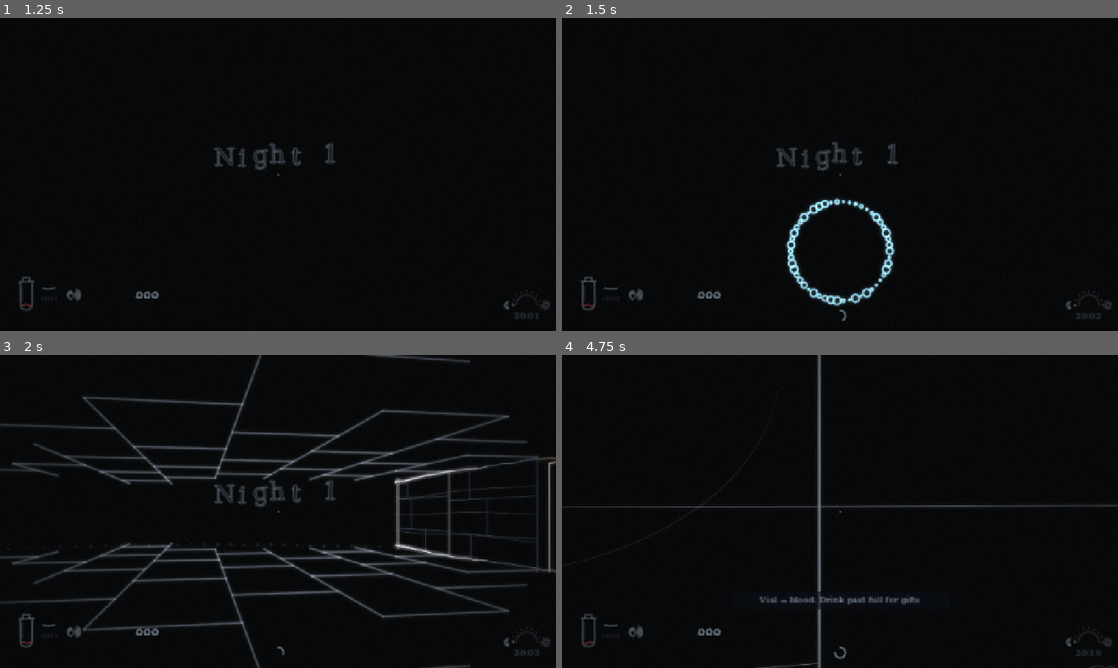
Above: before the commit, frames 1-4 (two rows, left to right).
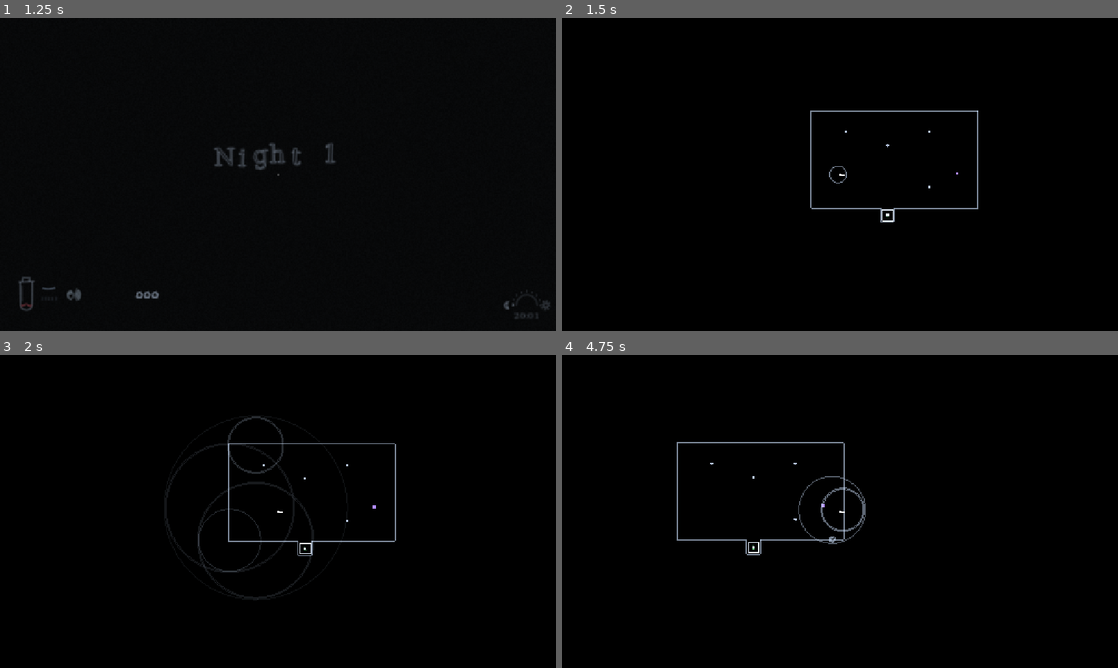
Above: after the commit, the same moments.

Repository: joshfryart/vampires-cant-see
Game: Godot game, scene res://main.tscn
The game is run twice, just before and just after one commit, with the same random seed, the same clock (stepped at 60 frames per second) and the same inputs.
Inputs (mouse positions are in pixels of both pictures, inside the frame that each line leads up to):
- Up to frame 1 (1.25 s): click "New run" at 0.5 s
- Up to frame 2 (1.5 s): tap Enter at 1.25 s; move the mouse to (867, 174) at 1.27 s; hold W from 1.28 s (still down); tap M at 1.35 s; click (867, 174) at 1.42 s
- Up to frame 3 (2 s): keep holding W; tap Space at 1.52, 1.82 s
- Up to frame 4 (4.75 s): keep holding W; move the mouse to (812, 511) at 2.02 s; tap M at 2.1, 3.05, 3.8, 4.55 s; click (812, 511) at 2.17 s; tap Space at 2.27, 2.57, 3.77, 4.07, 4.52 s; move the mouse to (851, 505) at 2.77 s; hold R 2.78-3.53 s; click (851, 505) at 2.92 s; move the mouse to (834, 517) at 3.52 s; tap E at 3.6 s; click (834, 517) at 3.67 s; move the mouse to (878, 514) at 4.27 s; tap 1 at 4.35 s; click (878, 514) at 4.42 s

Frame 1 is identical in both runs. In frame 2, 3.3% of the frame differs, in the area x 3-99%, y 29-97%; in frame 3, 12%, in the area x 0-100%, y 0-100%; in frame 4, 3.2%.

Commit message:
Godot port: top-down map view (M, debug builds)
Co-Authored-By: Claude Sonnet 5.5 <noreply@anthropic.com>

Diff:
--- a/___VERSION__GODOT___VERSION___/project/game/game.gd
+++ b/___VERSION__GODOT___VERSION___/project/game/game.gd
@@ -167,6 +167,7 @@
 var floor_mat: ShaderMaterial
 var ceil_mat: ShaderMaterial
 var cam: Camera3D
+var map_view: MapView
 var viewport: SubViewport
 var echo_view: EchoView
 var walls_inst: MeshInstance3D
@@ -269,6 +270,9 @@
 	viewport.add_child(fx_overlay)
 	hud = Hud.new()
 	add_child(hud)
+	map_view = MapView.new()
+	map_view.attach(self)
+	add_child(map_view)
 	menus = Menus.new()
 	add_child(menus)
 
--- /dev/null
+++ b/___VERSION__GODOT___VERSION___/project/tests/scenarios/map_view.gd
@@ -0,0 +1,15 @@
+extends RefCounted
+## Scenario: the top-down map (M) on the town street after a ping.
+## Use: godot --path project --rendering-driver opengl3 --write-movie out/map_view/f.png --fixed-fps 60 --quit-after 60 -- --scenario=map_view
+
+
+func setup(g: Node) -> void:
+	g.debug_map("town")
+
+
+func step(g: Node, _delta: float) -> Dictionary:
+	if g.frame_no == 10:
+		g.ping_clicks += 1
+	if g.frame_no == 20:
+		g.map_view.visible = true
+	return {}
--- /dev/null
+++ b/___VERSION__GODOT___VERSION___/project/ui/map_view.gd
@@ -0,0 +1,91 @@
+class_name MapView
+extends Control
+## The M top-down map (js Render.drawTopDown), a debug-build tool: walls, doors, props, spots, people and the pulse rings
+## around the player, at window resolution. Not part of normal play (only in debug builds, like `?debug=1` in the JS).
+
+const CELL := 16.0
+const WALLS := "#BWIw"
+const WALL_COL := {"#": Color(0.81, 0.89, 1.0, 0.6), "B": Color(0.9, 0.59, 0.49, 0.8), "W": Color(0.84, 0.71, 0.43, 0.8), "I": Color(0.59, 0.69, 0.8, 0.8), "w": Color(0.43, 0.82, 1.0, 0.9)}
+const COL_PERSON := Color(1.0, 0.42, 0.36)
+const COL_CRYPT := Color(0.7, 0.55, 1.0)
+const COL_SAFE := Color(0.55, 0.48, 0.85)
+const COL_DOOR := Color(0.91, 0.95, 1.0)
+
+var _g: Game
+
+
+func _init() -> void:
+	set_anchors_preset(Control.PRESET_FULL_RECT)
+	mouse_filter = Control.MOUSE_FILTER_IGNORE
+	visible = false
+
+
+func attach(g: Game) -> void:
+	_g = g
+
+
+func _unhandled_key_input(event: InputEvent) -> void:
+	if event is InputEventKey and event.pressed and not event.echo and event.physical_keycode == KEY_M and OS.is_debug_build() and _g != null and (_g.state == "playing" or _g.state == "paused" or _g.state == "feeding"):
+		visible = not visible
+
+
+func _process(_d: float) -> void:
+	if visible:
+		queue_redraw()
+
+
+func _draw() -> void:
+	if _g == null or _g.world == null:
+		return
+	var w: World = _g.world
+	var k: float = size.x / 640.0
+	var cell: float = CELL * k
+	draw_rect(Rect2(Vector2.ZERO, size), Color.BLACK)
+	var ox: float = size.x / 2.0 - _g.player.x * cell
+	var oy: float = size.y / 2.0 - _g.player.y * cell
+	var x0: int = maxi(0, int(floor(-ox / cell)))
+	var x1: int = mini(w.width - 1, int(floor((size.x - ox) / cell)))
+	var y0: int = maxi(0, int(floor(-oy / cell)))
+	var y1: int = mini(w.height - 1, int(floor((size.y - oy) / cell)))
+	for cy in range(y0, y1 + 1):
+		for cx in range(x0, x1 + 1):
+			var ch: String = w.tile_at(cx, cy)
+			var gx: float = ox + cx * cell
+			var gy: float = oy + cy * cell
+			if WALLS.contains(ch) and ch != "":
+				var col: Color = WALL_COL[ch]
+				if not WALLS.contains(w.tile_at(cx, cy - 1)) or w.tile_at(cx, cy - 1) == "":
+					draw_line(Vector2(gx, gy), Vector2(gx + cell, gy), col)
+				if not WALLS.contains(w.tile_at(cx, cy + 1)) or w.tile_at(cx, cy + 1) == "":
+					draw_line(Vector2(gx, gy + cell), Vector2(gx + cell, gy + cell), col)
+				if not WALLS.contains(w.tile_at(cx - 1, cy)) or w.tile_at(cx - 1, cy) == "":
+					draw_line(Vector2(gx, gy), Vector2(gx, gy + cell), col)
+				if not WALLS.contains(w.tile_at(cx + 1, cy)) or w.tile_at(cx + 1, cy) == "":
+					draw_line(Vector2(gx + cell, gy), Vector2(gx + cell, gy + cell), col)
+				if ch == "w":
+					draw_line(Vector2(gx + 4, gy + 4), Vector2(gx + cell - 4, gy + cell - 4), col)
+					draw_line(Vector2(gx + cell - 4, gy + 4), Vector2(gx + 4, gy + cell - 4), col)
+			elif ch == "D" or ch == "G":
+				draw_rect(Rect2(gx + 3.5, gy + 3.5, cell - 7.0, cell - 7.0), Color(0.62, 0.71, 0.8) if ch == "G" else COL_DOOR, false)
+				if w.is_link_door(cx, cy):
+					draw_string(ThemeDB.fallback_font, Vector2(gx + cell / 2.0 - 4.0, gy + cell / 2.0 + 5.0), "L", HORIZONTAL_ALIGNMENT_LEFT, -1, 12, Color(0.5, 1.0, 0.63))
+	for q in w.props:
+		var qp := Vector2(ox + float(q["x"]) * cell, oy + float(q["y"]) * cell)
+		var warm: bool = q.get("type") == "torch" or q.get("type") == "brazier"
+		draw_circle(qp, 2.0 if q.get("solid") == false else 3.0, Color(1.0, 0.67, 0.27) if warm else Color(0.72, 0.78, 0.88))
+	for pair in [[w.spots["crypt"], COL_CRYPT], [w.spots["safe"], COL_SAFE], [w.spots["people"], COL_PERSON], [w.spots["doors"], COL_DOOR]]:
+		for s in pair[0]:
+			draw_rect(Rect2(ox + float(s["x"]) * cell - 3.0, oy + float(s["y"]) * cell - 3.0, 6.0, 6.0), pair[1])
+	if _g.people != null:
+		for p in _g.people.people:
+			var pp := Vector2(ox + p.x * cell, oy + p.y * cell)
+			draw_circle(pp, 3.0, COL_PERSON)
+			draw_line(pp, pp + Vector2(cos(p.angle), sin(p.angle)) * 8.0, COL_PERSON)
+	for pu in _g.sonar.pulses:
+		var rad: float = Sonar.ring_radius(pu, _g.clock)
+		if rad < 0.0 or rad > pu.range:
+			continue
+		draw_arc(Vector2(ox + pu.x * cell, oy + pu.y * cell), rad * cell, 0.0, TAU, 64, Color(0.81, 0.89, 1.0, maxf(0.0, 0.6 * (1.0 - rad / pu.range))))
+	var c: Vector2 = size / 2.0
+	draw_circle(c, 4.0, Color.WHITE)
+	draw_line(c, c + Vector2(cos(_g.player.angle), sin(_g.player.angle)) * 12.0, Color.WHITE)
Not shown, added: ___VERSION__GODOT___VERSION___/project/ui/map_view.gd.uid
